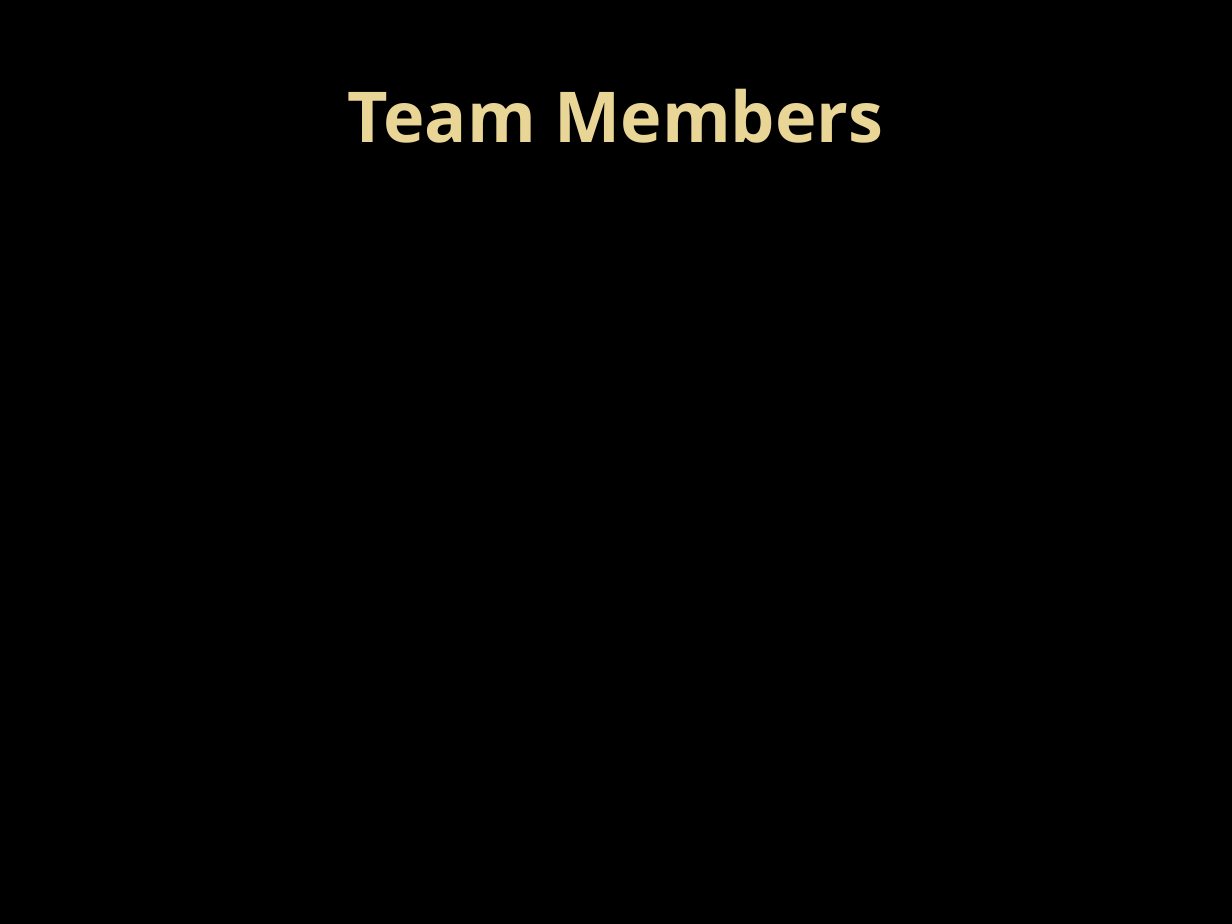
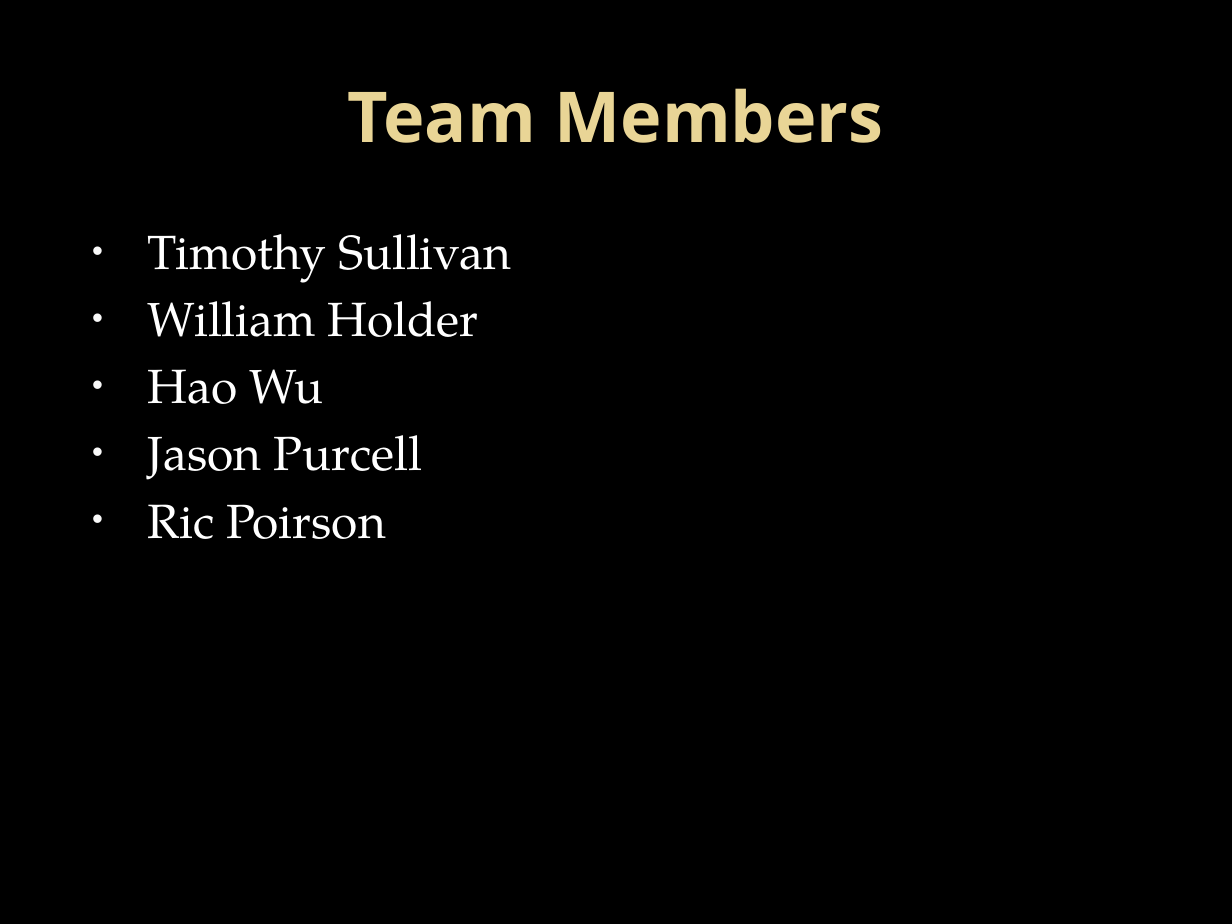
Before and after one commit to GroupIntensioMemoryGame/ProjectFiles, a slide deck: slide 2 of Delivery Briefing/Delivery Briefing.pptx. Drawn at 1232x924 pixels with LibreOffice and Linux fonts; fonts in the diff are those of the drawing; background and template pictures are left out. Boxes give left, top, right and bottom in pixels: in the first picture for what was removed or moved away, otherwise in the second. Text is boxed around its words. In the diff, an @@ line names an element or a change of style, - is before the commit and + after.

```diff
--- a/Delivery Briefing/Delivery Briefing.pptx
+++ b/Delivery Briefing/Delivery Briefing.pptx
@@ text added at (148,234,511,539), 28 pt, text #FFFFFF @@
+• Timothy Sullivan
+• William Holder
+• Hao Wu
+• Jason Purcell
+• Ric Poirson
```
Also in this commit, not shown: 10 other slides changed, 5 slides added, 4 slides removed.
